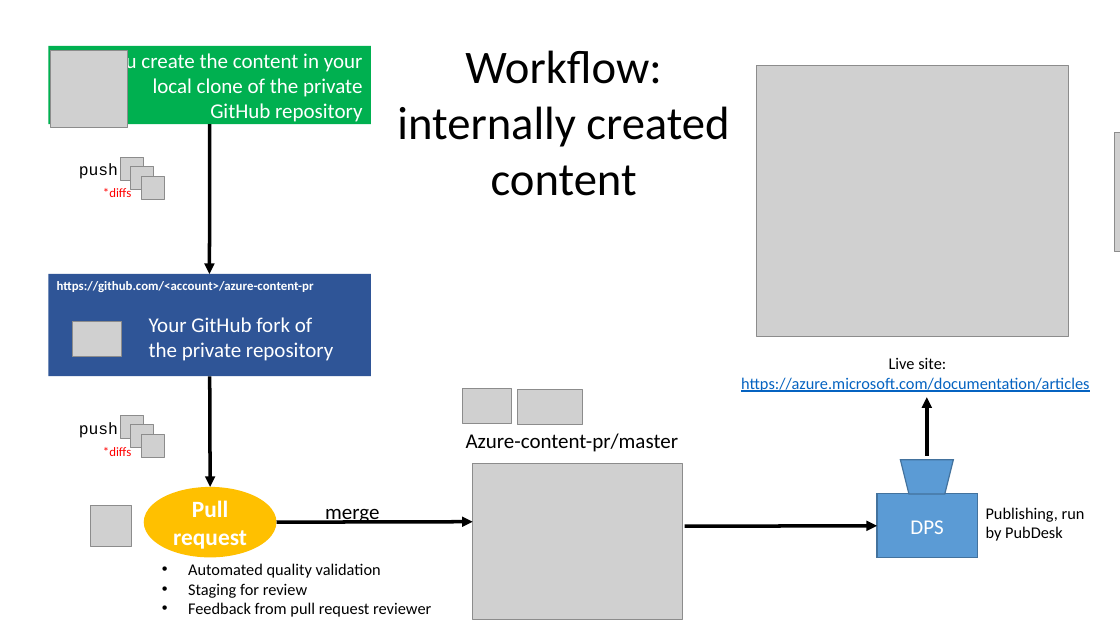
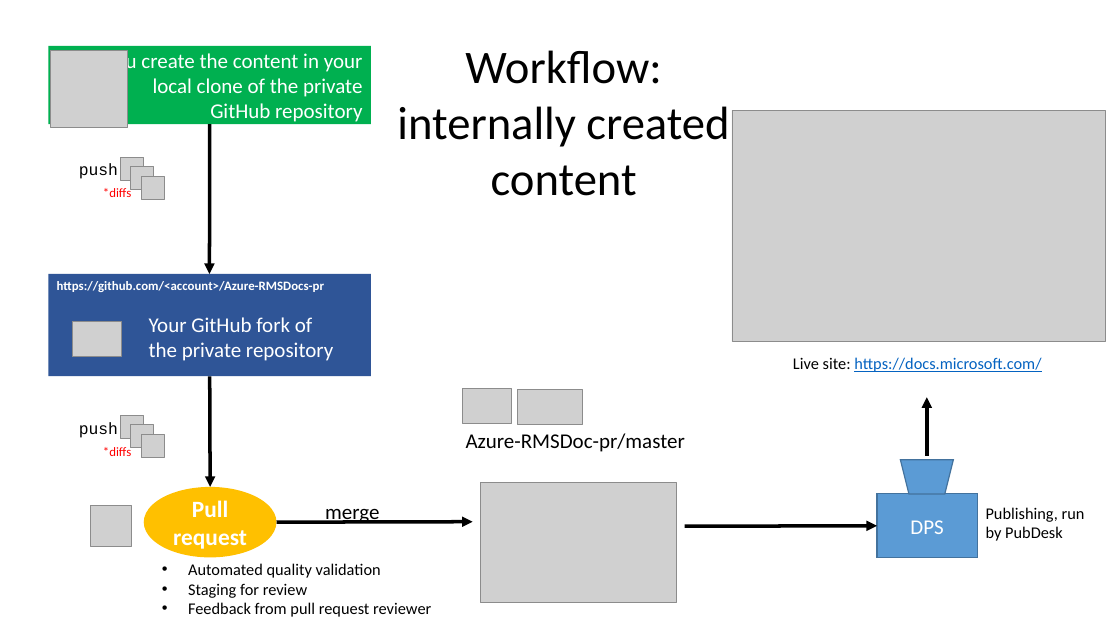
Before and after one commit to karthikaraman/Docs, a slide deck: slide 3 of PartnerTraining/git-github-workflow-training.pptx. Drawn at 1120x630 pixels with LibreOffice and Linux fonts; fonts in the diff are those of the drawing; grey boxes stand for pictures. Boxes give left, top, right and bottom in pixels: in the first picture for what was removed or moved away, otherwise in the second. Text is boxed around its words. In the diff, an @@ line names an element or a change of style, - is before the commit and + after.

```diff
--- a/PartnerTraining/git-github-workflow-training.pptx
+++ b/PartnerTraining/git-github-workflow-training.pptx
@@ picture: place and size @@
-picture at [756, 66, 1069, 336]
+picture at [732, 110, 1105, 342]
@@ picture removed at [1115, 133, 1120, 252] @@
@@ text in rectangle at [57, 281, 324, 292]: text changed @@
-https://github.com/<account>/azure-content-pr
+https://github.com/<account>/Azure-RMSDocs-pr
@@ text at [793, 357, 1041, 372]: text changed @@
-Live site: https://azure.microsoft.com/documentation/articles
+Live site: https://docs.microsoft.com/
@@ text at [466, 433, 685, 452]: text changed @@
-Azure-content-pr/master
+Azure-RMSDoc-pr/master
@@ picture: place and size @@
-picture at [473, 463, 683, 619]
+picture at [481, 482, 676, 603]
```
Also in this commit, not shown: 8 other slides changed, 1 other file.
